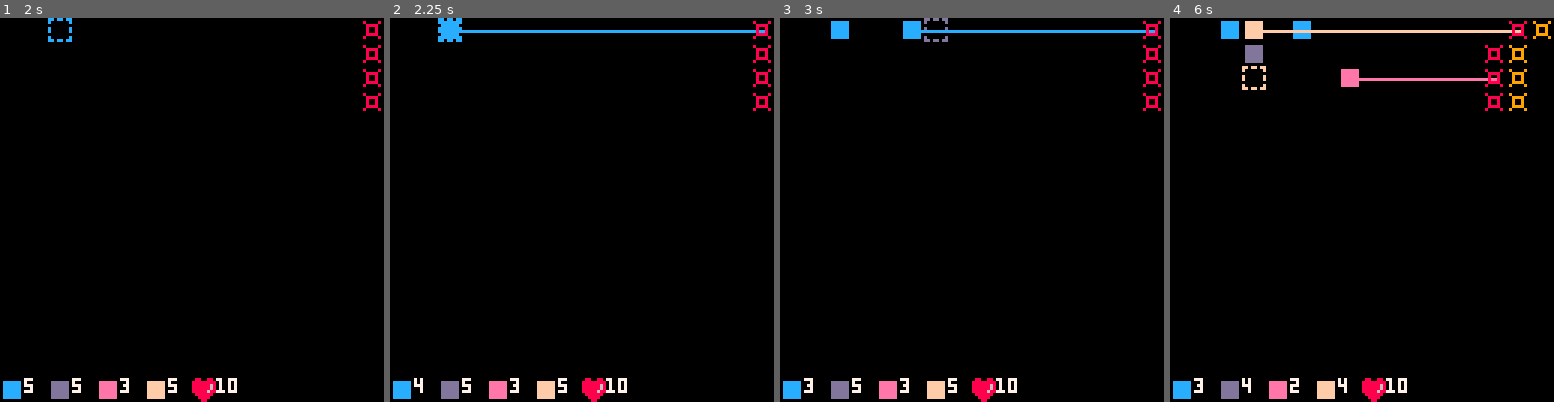
Above: before the commit, frames 1-4 (left to right).
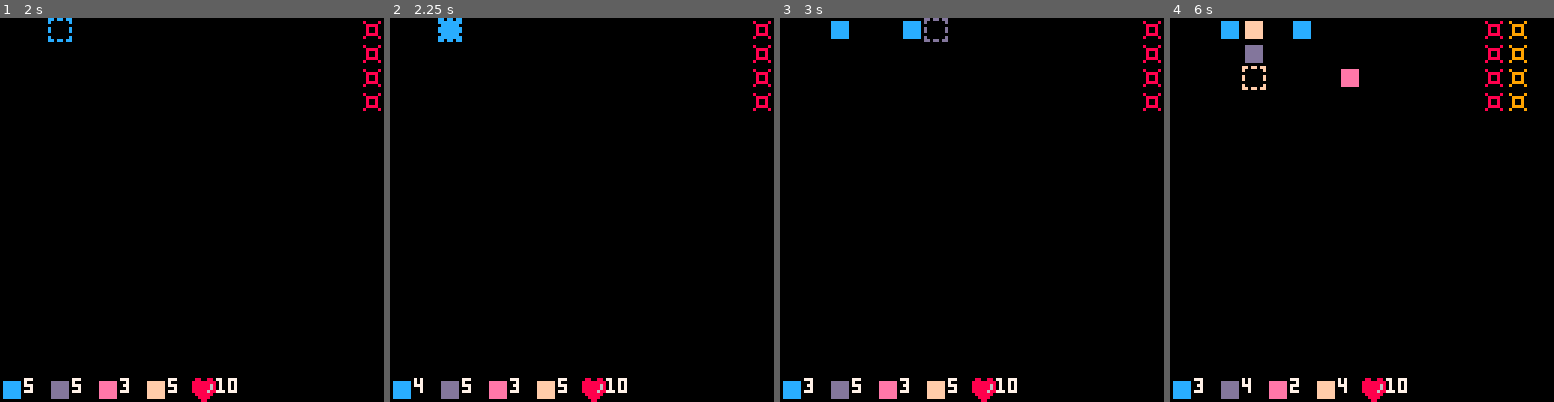
Above: after the commit, the same moments.

Repository: RobertoFreireFerrazPassos/pico8
Game: PICO-8 cartridge towerdefense.p8
The game is run twice, just before and just after one commit, with the same random seed, the same clock (stepped at 60 frames per second) and the same inputs.
Inputs:
- Up to frame 1 (2 s): tap X (X key) at 0.33, 1.07, 1.85 s; tap O (Z key) at 0.7, 1.7 s; hold Right from 1.6 s (still down)
- Up to frame 2 (2.25 s): release Right at 2.1 s; tap O (Z key) at 2.1 s; hold Up from 2.15 s (still down)
- Up to frame 3 (3 s): release Up at 2.42 s; hold Right from 2.47 s (still down); tap O (Z key) at 2.5, 2.9 s; tap X (X key) at 2.97 s
- Up to frame 4 (6 s): release Right at 3.03 s; hold Left 3.08-3.58 s; tap O (Z key) every 0.4 s from 3.3 to 5.7 s; hold Down 3.63-3.97 s; hold Right 4.02-4.68 s; tap X (X key) at 4.08, 5.2 s; hold Up 4.73-5.03 s; hold Left 5.08-5.68 s; hold Down from 5.73 s (still down)

Frame 1 is identical in both runs. In frame 2, 0.6% of the frame differs, in the area x 18-98%, y 3-4%; in frame 3, 0.5%; in frame 4, 1.1%, in the area x 24-100%, y 0-17%.

Commit message:
add reach

Diff:
--- a/towerdefense.p8
+++ b/towerdefense.p8
@@ -202,11 +202,12 @@
 --as attack speed
 --d damage
 --st stun
+--r reach
 towertypes = {
-	{c=12,s=2,as=60,d=1,st=60},
-	{c=13,s=3,as=50,d=5,st=0},
-	{c=14,s=4,as=40,d=10,st=0},
-	{c=15,s=5,as=30,d=15,st=0}
+	{c=12,s=2,as=60,d=1,st=60,r=1000},
+	{c=13,s=3,as=50,d=5,st=0,r=2000},
+	{c=14,s=4,as=40,d=10,st=0,r=3000},
+	{c=15,s=5,as=30,d=15,st=0,r=1000}
 }
 
 towers= {}
@@ -232,7 +233,7 @@
 	 	end
 	 end)
 
-	 if ce~=nil then
+	 if ce~=nil and distance(x,y,ce.x,ce.y)<twt.r then
 	 	hd=true
 	 	f=true
 			timemanager:addtimer(twt.as,function() _ENV.hd=false end,1)
